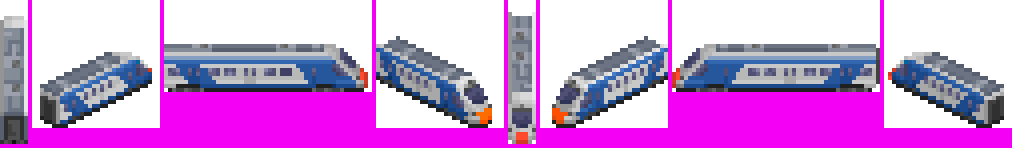
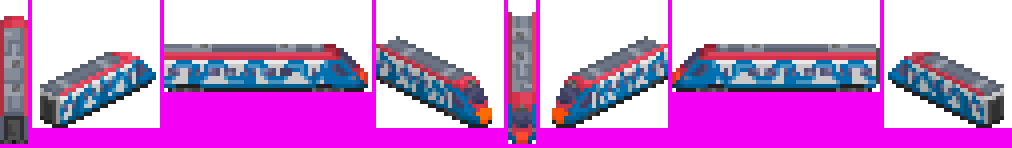
Layered file, before and after one edit (1012 × 148). Changes by layer:
showed "0.0_v2", painted on it over (x1=0, y1=16, x2=984, y2=144)
hid "0.0_v1", painted on it over (x1=0, y1=12, x2=984, y2=144)
painted on "base mockUp" over (x1=76, y1=60, x2=968, y2=116)
